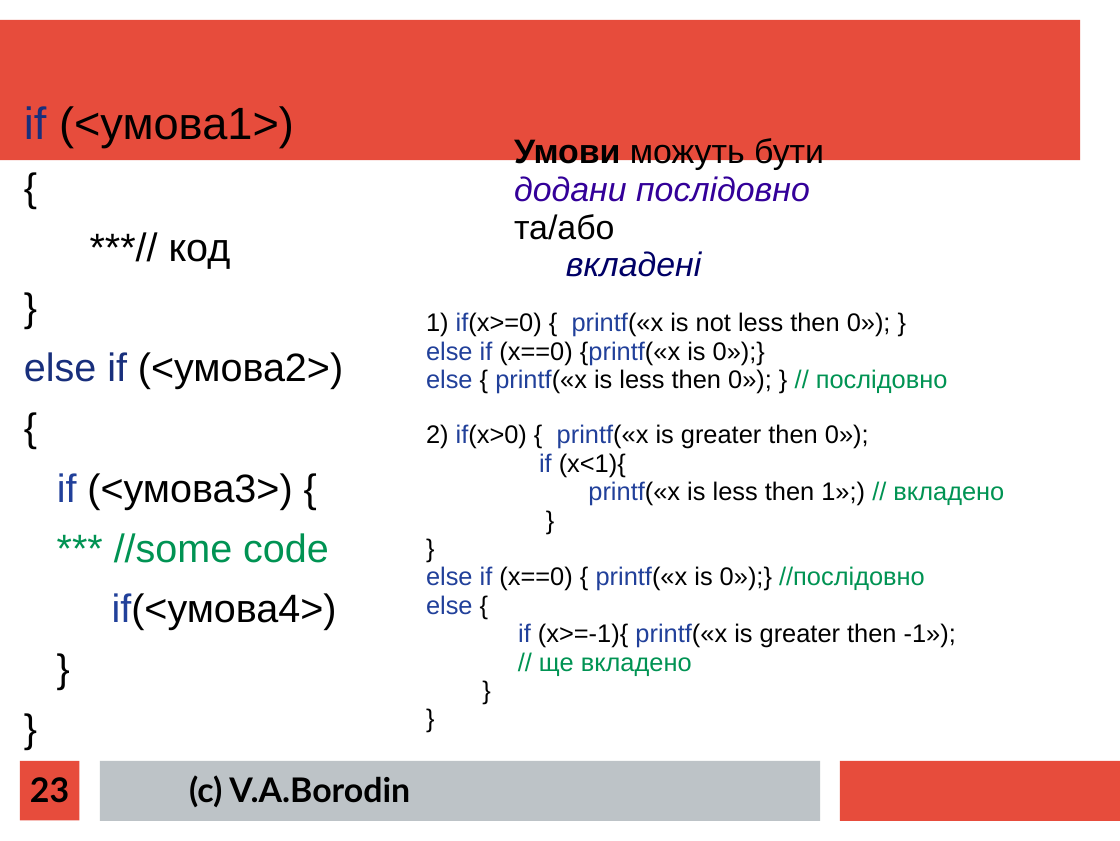
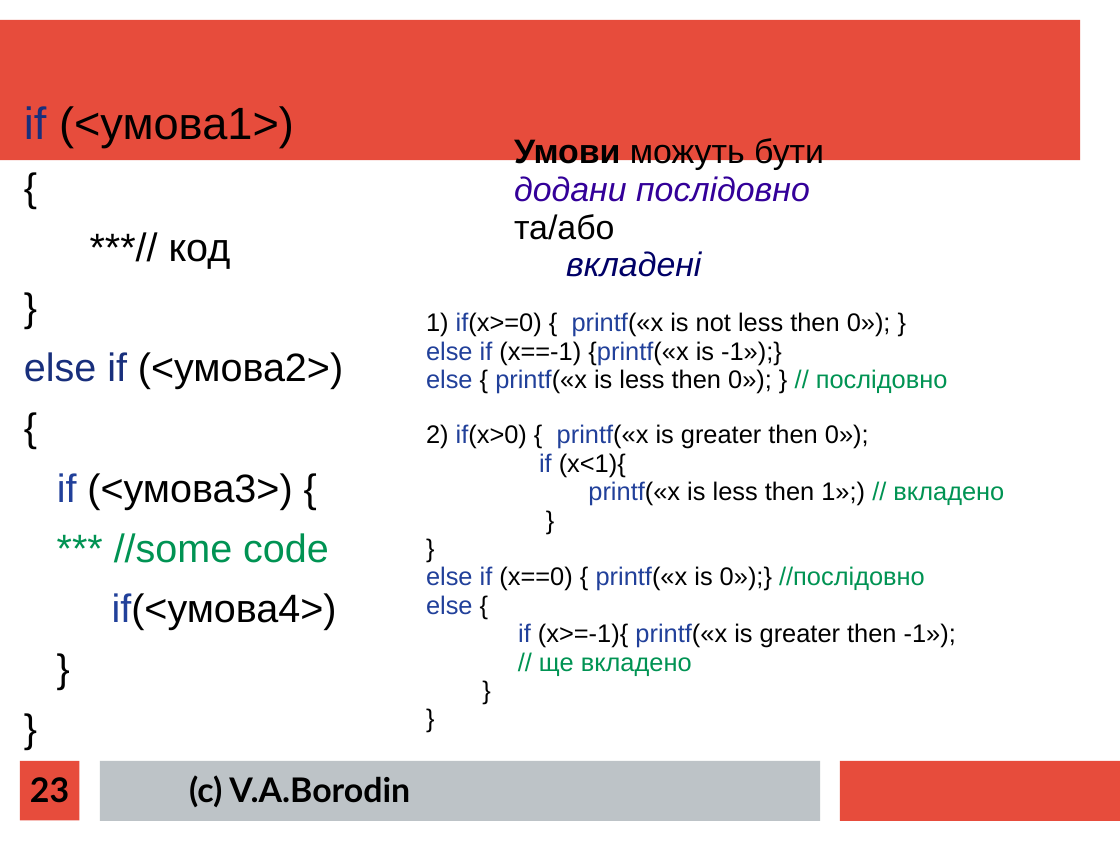
Before and after one commit to mecchmatProjects/CppCourse, a slide deck: slide 23 of Lect2/CppTutorUkr1.ppt. Drawn at 1120x841 pixels with LibreOffice and Linux fonts; fonts in the diff are those of the drawing. Boxes give left, top, right and bottom in pixels: in the first picture for what was removed or moved away, otherwise in the second. Text is boxed around its words. In the diff, an @@ line names an element or a change of style, - is before the commit and + after.

```diff
--- a/Lect2/CppTutorUkr1.ppt
+++ b/Lect2/CppTutorUkr1.ppt
@@ text at <box>426,341,782,365</box>: text changed @@
-else if (x==0) {printf(«x is 0»);}
+else if (x==-1) {printf(«x is -1»);}
```
Also in this commit, not shown: 10 other slides changed, 3 other files.
